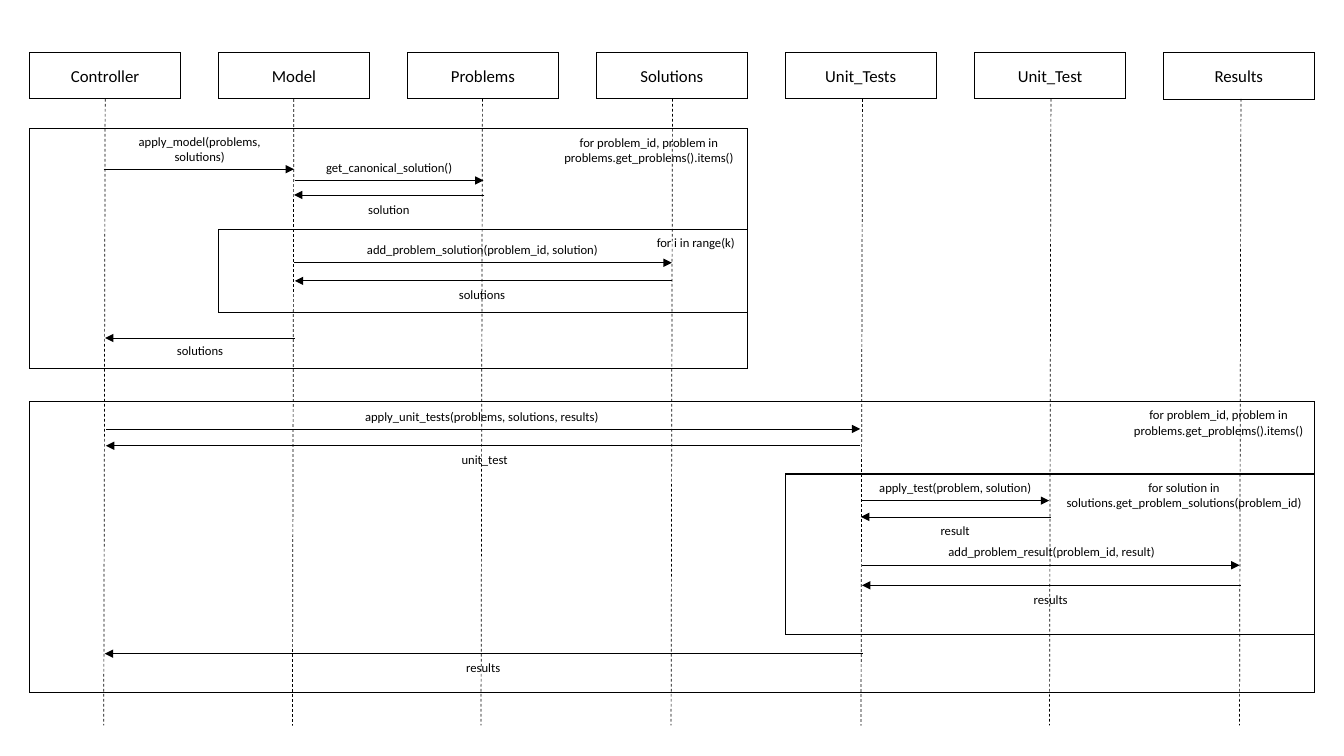
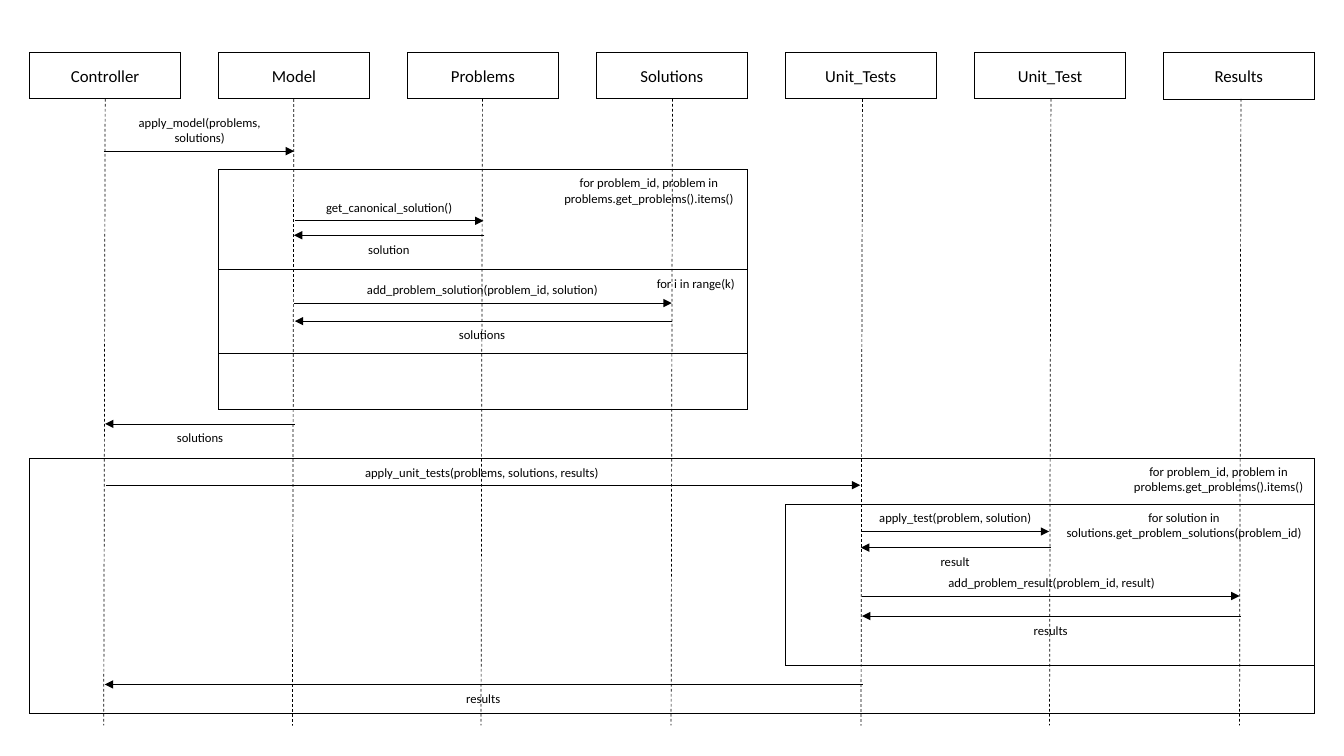
Before and after one commit to SergioCuencaNunez/AI-Pair-Programming, a slide deck: slide 2 of ai_docs/Diagramas.pptx. Drawn at 1344x756 pixels with LibreOffice and Linux fonts; fonts in the diff are those of the drawing. Boxes give left, top, right and bottom in pixels: in the first picture for what was removed or moved away, otherwise in the second. Text is boxed around its words. In the diff, an @@ line names an element or a change of style, - is before the commit and + after.

```diff
--- a/ai_docs/Diagramas.pptx
+++ b/ai_docs/Diagramas.pptx
@@ text "apply_model(problems, solutions)": place and size @@
-text "apply_model(problems, solutions)" at [139,137,261,163]
+text "apply_model(problems, solutions)" at [139,118,261,144]
@@ arrow moved from (104, 169) - (294, 169) to (104, 151) - (294, 151) @@
@@ rectangle: place and size @@
-rectangle at [29,129,747,369]
+rectangle at [219,169,748,409]
@@ 6 texts, 4 arrows, 1 rectangle: place and size @@
-6 texts, 4 arrows, 1 rectangle at [219,138,748,314]
+6 texts, 4 arrows, 1 rectangle at [219,178,748,354]
@@ text "solutions": place and size @@
-text "solutions" at [177,346,223,355]
+text "solutions" at [177,433,223,442]
@@ arrow moved from (294, 338) - (105, 338) to (294, 424) - (105, 424) @@
@@ arrow removed from (860, 446) to (106, 446) @@
@@ rectangle: place and size @@
-rectangle at [29,402,1314,693]
+rectangle at [29,459,1314,714]
@@ text removed at [462,454,508,467] @@
-unit_test
@@ 2 texts, 1 arrow: place and size @@
-2 texts, 1 arrow at [106,409,1303,437]
+2 texts, 1 arrow at [106,465,1303,493]
@@ 6 texts, 5 arrows, 1 rectangle: place and size @@
-6 texts, 5 arrows, 1 rectangle at [105,474,1315,676]
+6 texts, 5 arrows, 1 rectangle at [105,505,1315,706]
```
Also in this commit, not shown: 1 other file.
